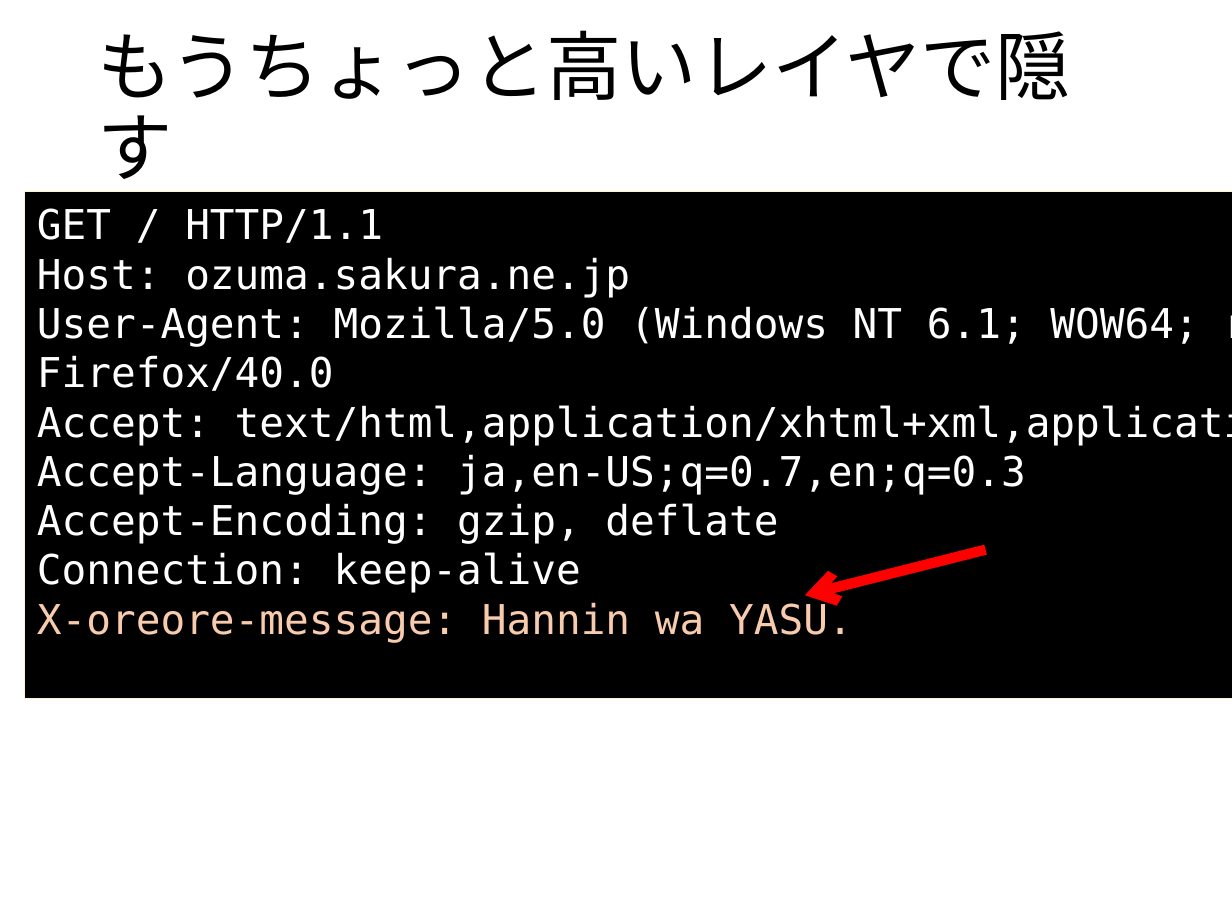
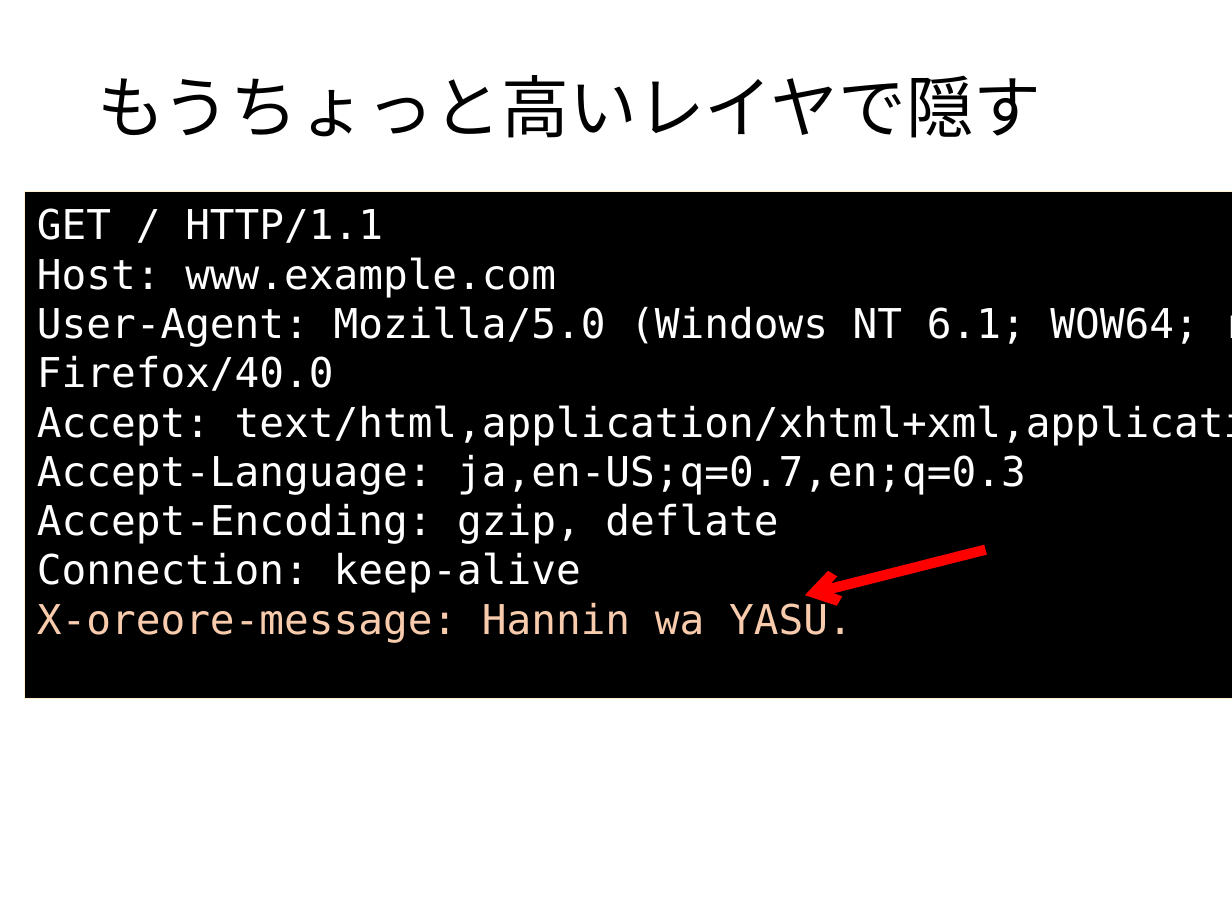
Before and after one commit to ozuma/sumida_sec, a slide deck: slide 24 of 2015-no.2/ppt/00_ozuma.pptx (slide 10 before the commit). Drawn at 1232x924 pixels with LibreOffice and Linux fonts; fonts in the diff are those of the drawing. Boxes give left, top, right and bottom in pixels: in the first picture for what was removed or moved away, otherwise in the second. Text is boxed around its words. In the diff, an @@ line names an element or a change of style, - is before the commit and + after.

```diff
--- a/2015-no.2/ppt/00_ozuma.pptx
+++ b/2015-no.2/ppt/00_ozuma.pptx
@@ title "もうちょっと高いレイヤで隠す" at [97,75,1042,138]: size 44 to 39.6 pt, font Calibri to Cabin @@
@@ text in rectangle at [37,257,556,298]: text changed @@
-Host: ozuma.sakura.ne.jp
+Host: www.example.com
```
Also in this commit, not shown: 23 other slides changed, 2 slides added, 1 other file.
